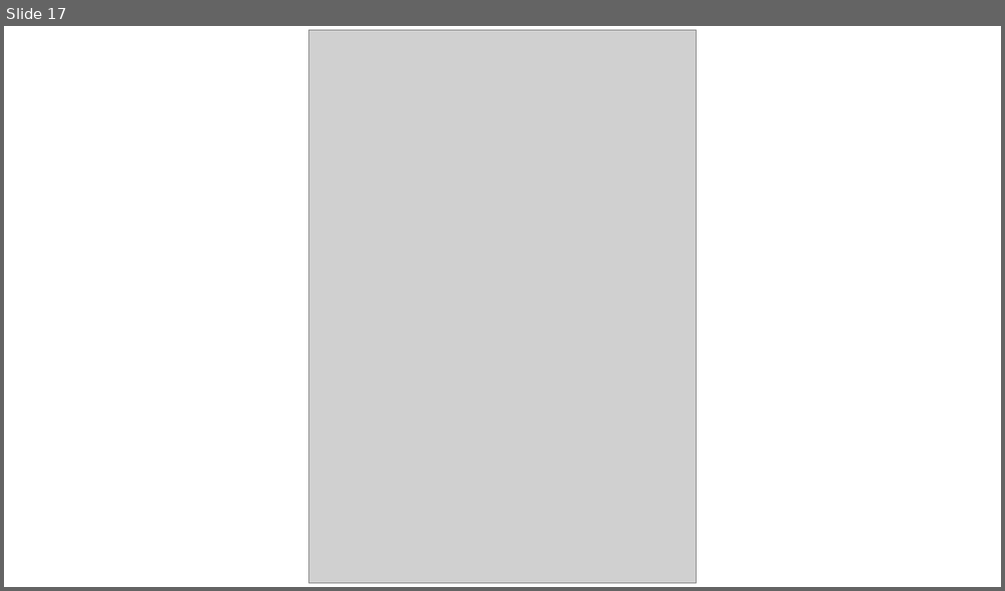
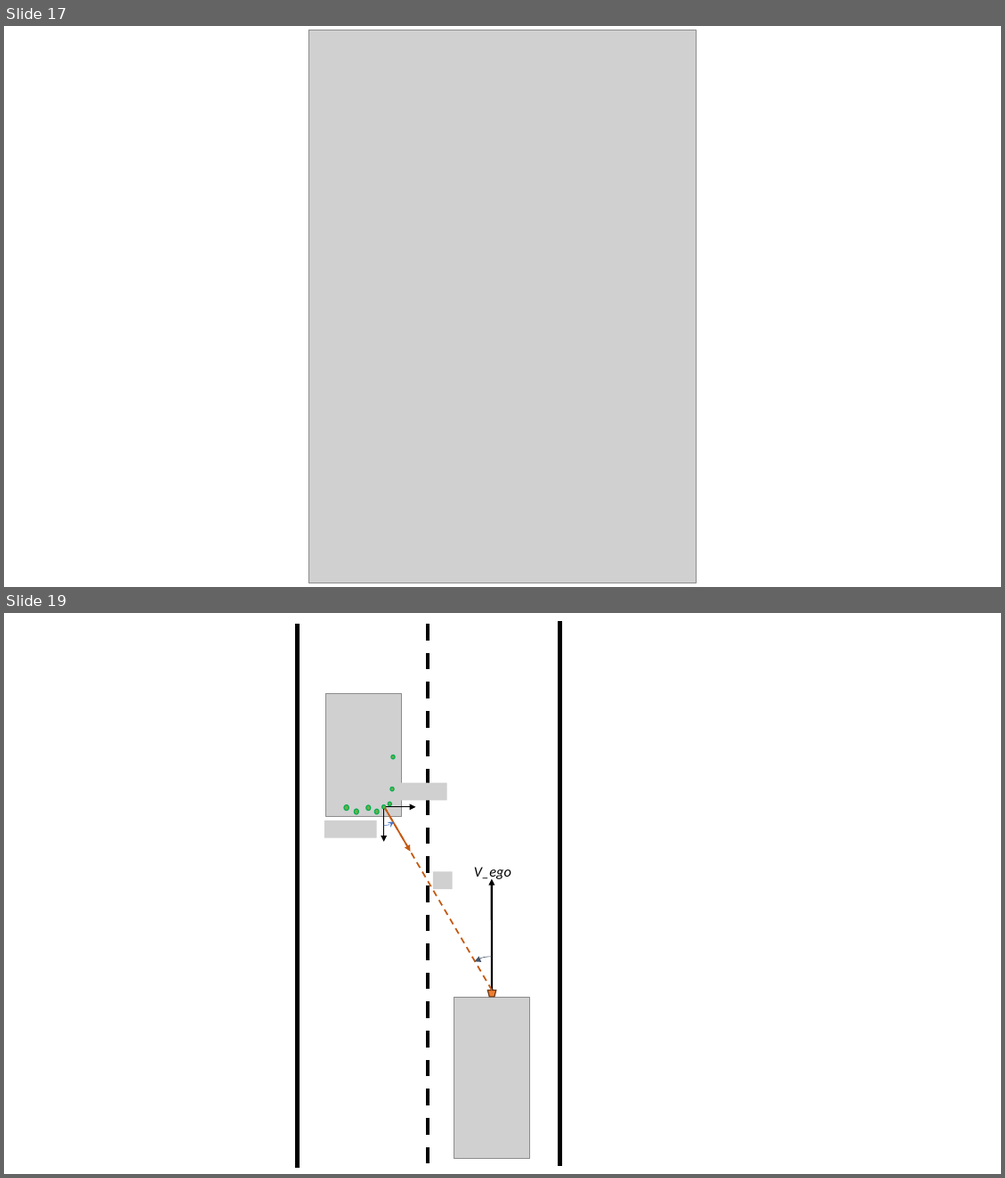
Before and after one commit to Frederick005/Research_Thesis, a slide deck: Report/diagrams.pptx. Shown one above the other, each under a label of ours: slide 17 before the commit, slides 17 and 19 after it; the slides between them are not shown. The pictures are 1005x591 and 1005x1178 pixels, drawn with LibreOffice and Linux fonts; fonts in the diff are those of the drawing; grey boxes stand for pictures; background and template pictures are left out. Boxes give left, top, right and bottom in pixels: in the first picture for what was removed or moved away, otherwise in the second. Text is boxed around its words. In the diff, an @@ line names an element or a change of style, - is before the commit and + after.

```diff
--- a/Report/diagrams.pptx
+++ b/Report/diagrams.pptx
@@ slide 19 added at [4,613,1001,1174], background #FFFFFF @@
@@ line added from (297, 624) to (297, 1167), #000000 4 pt @@
@@ line added from (428, 624) to (428, 1167), #000000 4 pt dashed @@
@@ line added from (559, 621) to (559, 1166), #000000 4 pt @@
@@ picture added at [326,694,402,817] @@
@@ ellipse added at [391,755,395,759], fill #70AD47, outline #00B050 1 pt @@
@@ ellipse added at [390,787,395,791], fill #70AD47, outline #00B050 1 pt @@
@@ picture added at [396,783,447,801] @@
@@ picture added at [324,820,376,838] @@
@@ ellipse added at [344,805,348,811], fill #70AD47, outline #00B050 1 pt @@
@@ ellipse added at [354,809,358,814], fill #70AD47, outline #00B050 1 pt @@
@@ ellipse added at [366,805,371,811], fill #70AD47, outline #00B050 1 pt @@
@@ ellipse added at [375,809,380,814], fill #70AD47, outline #00B050 1 pt @@
@@ ellipse added at [381,805,386,809], fill #70AD47, outline #00B050 1 pt @@
@@ arrow added from (384, 809) to (384, 842), #000000 1 pt @@
@@ curved arrow added from (384, 826) to (395, 821), #4472C4 0.5 pt @@
@@ line added from (493, 989) to (386, 808), #C55A11 1.5 pt dashed @@
@@ arrow added from (386, 807) to (416, 807), #000000 1 pt @@
@@ arrow added from (386, 808) to (411, 852), #C55A11 1.5 pt @@
@@ ellipse added at [388,802,391,805], fill #70AD47, outline #00B050 1 pt @@
@@ picture added at [433,872,453,890] @@
@@ text added at [474,867,511,881], 14 pt, text #000000, italic @@
+V_ego
@@ arrow added from (493, 989) to (492, 879), #000000 2 pt @@
@@ curved arrow added from (492, 957) to (474, 962), #44546A 0.5 pt @@
@@ picture added at [454,997,530,1159] @@
@@ flow chart manual operation added at [488,989,496,997], fill #ED7D31, outline #683715 1 pt @@
```
Also in this commit, not shown: 1 other slide added, 5 other files.
